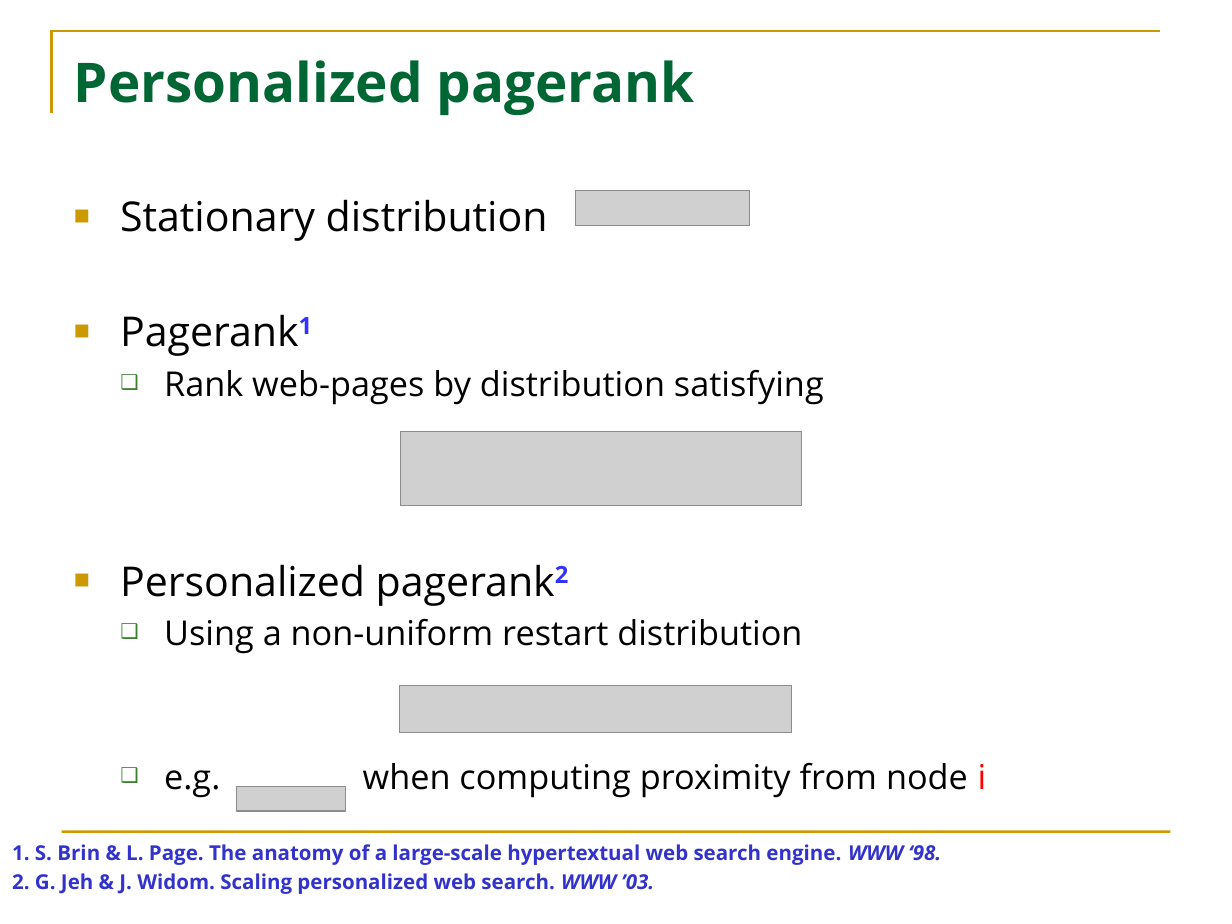
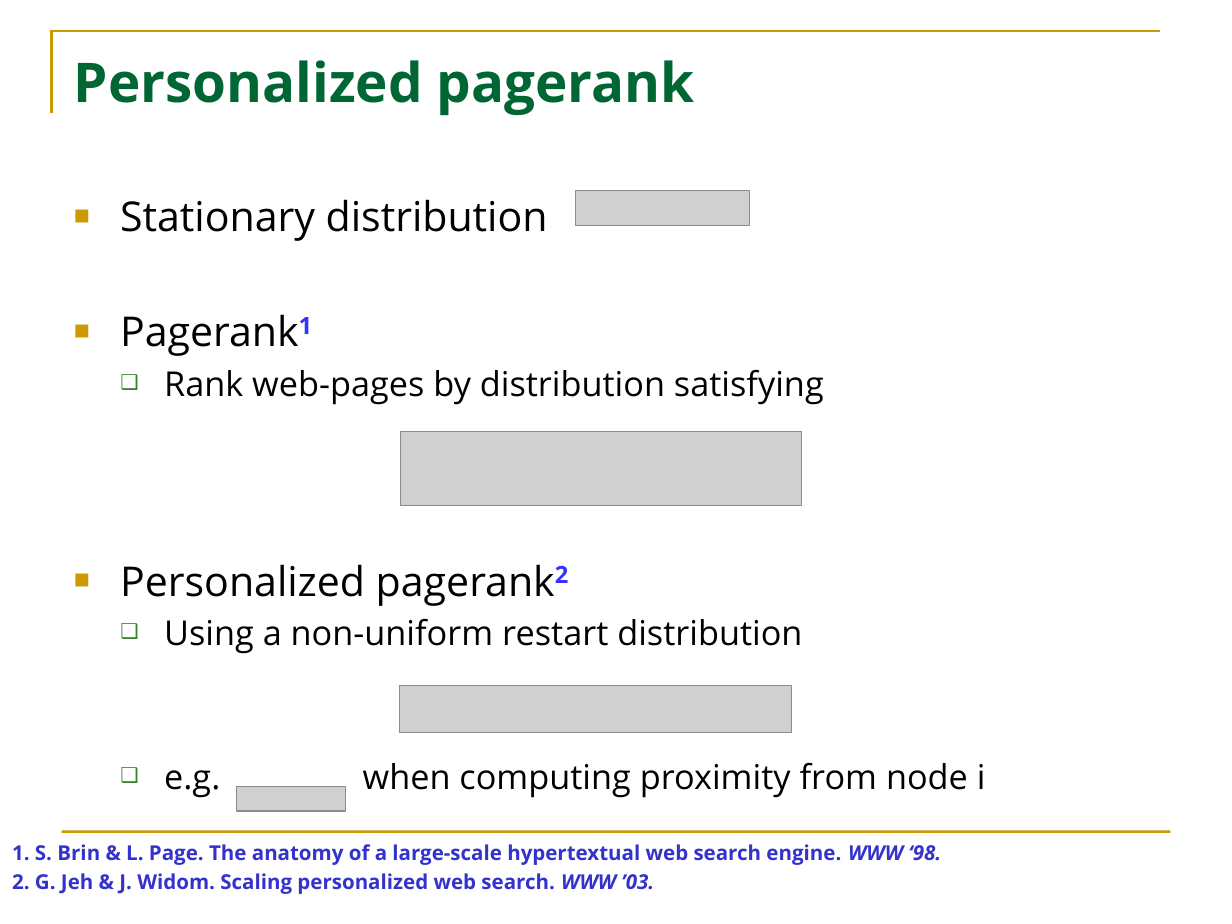
Before and after one commit to HuanSGT/rw-dir-prox, a slide deck: slide 5 of Random Walk based Proximity Measures in Directed Graphs.pptx. Drawn at 1232x924 pixels with LibreOffice and Linux fonts; fonts in the diff are those of the drawing; grey boxes stand for pictures. Boxes give left, top, right and bottom in pixels: in the first picture for what was removed or moved away, otherwise in the second. Text is boxed around its words. In the diff, an @@ line names an element or a change of style, - is before the commit and + after.

```diff
--- a/Random Walk based Proximity Measures in Directed Graphs.pptx
+++ b/Random Walk based Proximity Measures in Directed Graphs.pptx
@@ text at box(164, 762, 986, 798): text colour #FF0000 to #000000 in "i" @@
```
Also in this commit, not shown: 8 other slides changed.
